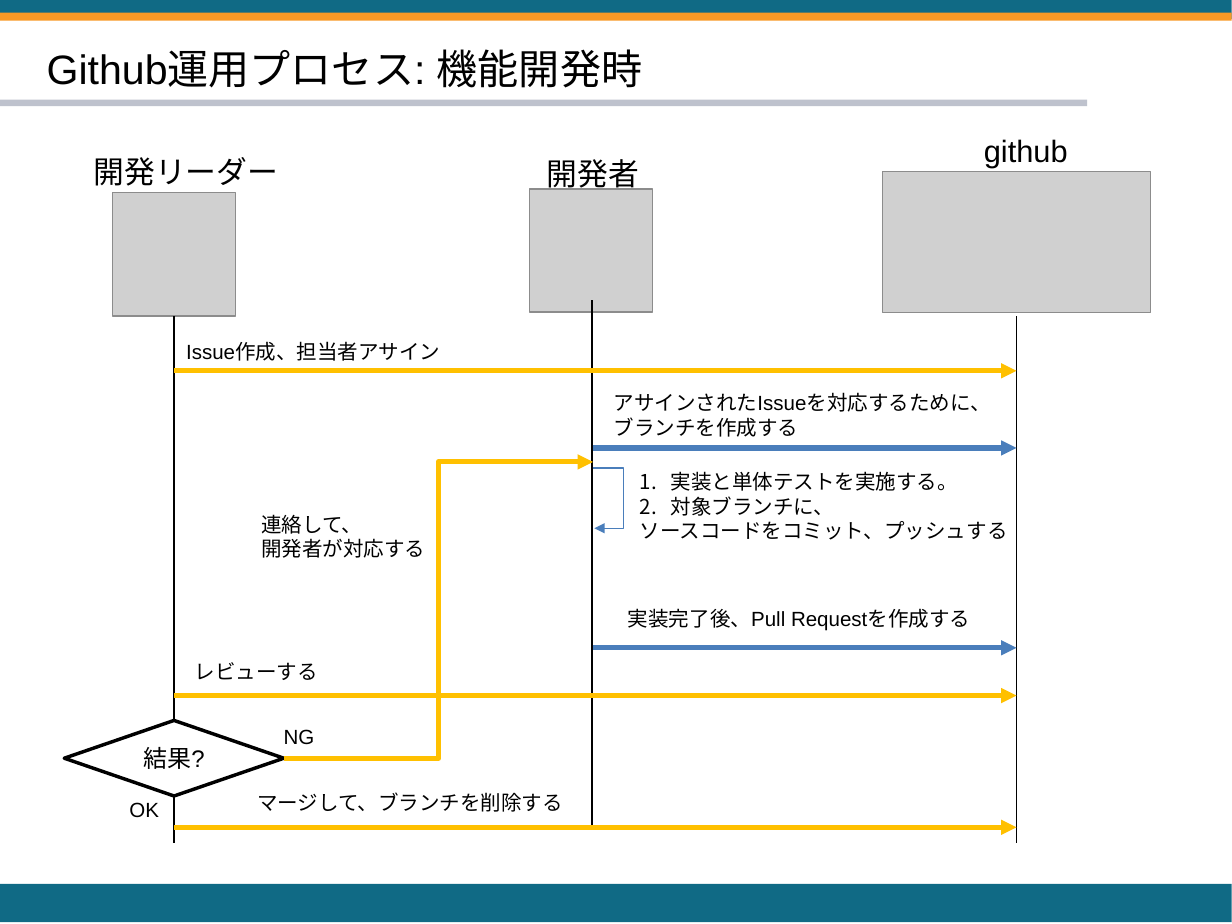
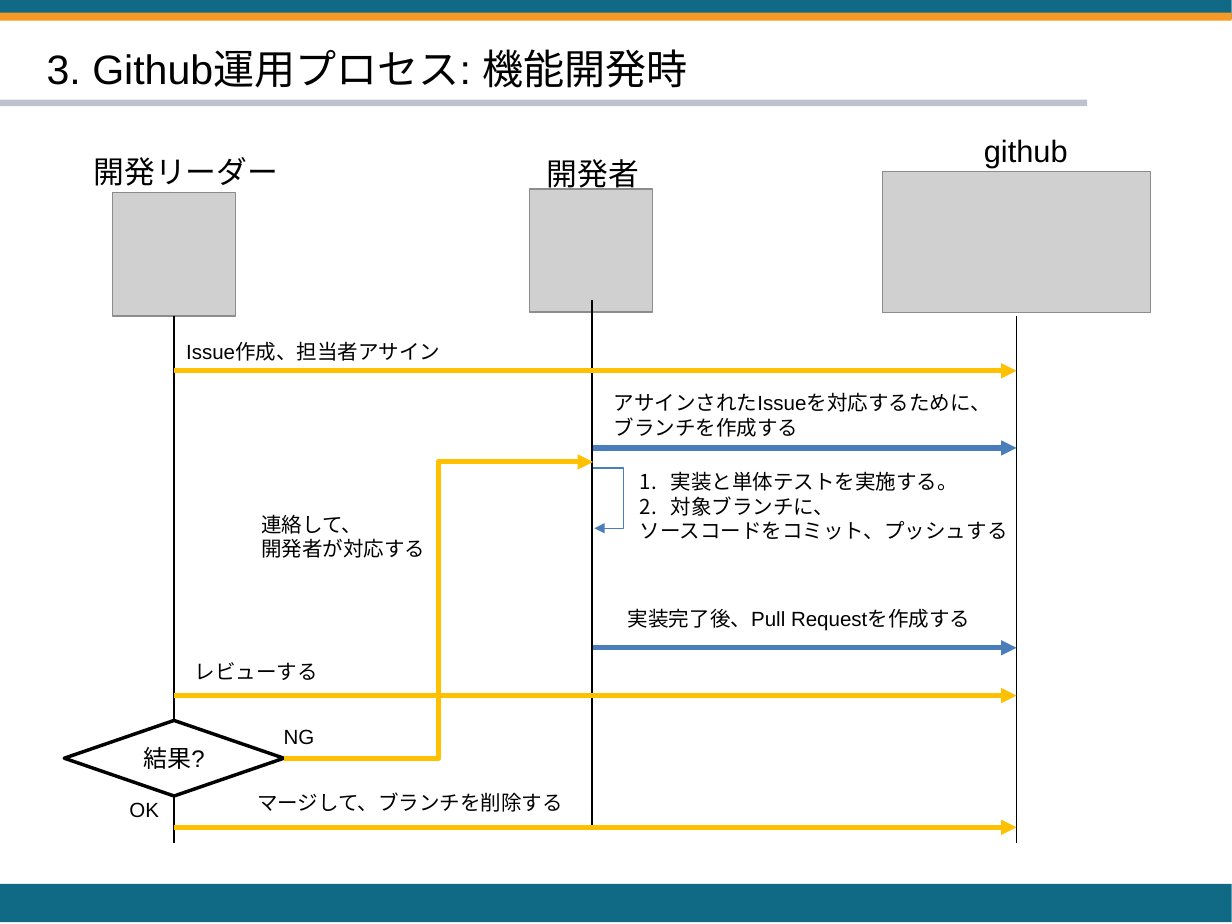
Before and after one commit to HACHIX-CORPORATION/CodingRules, a slide deck: slide 4 of ソフトウェア構成管理/Github運用ルール.pptx. Drawn at 1232x924 pixels with LibreOffice and Linux fonts; fonts in the diff are those of the drawing; grey boxes stand for pictures. Boxes give left, top, right and bottom in pixels: in the first picture for what was removed or moved away, otherwise in the second. Text is boxed around its words. In the diff, an @@ line names an element or a change of style, - is before the commit and + after.

```diff
--- a/ソフトウェア構成管理/Github運用ルール.pptx
+++ b/ソフトウェア構成管理/Github運用ルール.pptx
@@ text at (47,49,688,88): text changed @@
-Github運用プロセス: 機能開発時
+3. Github運用プロセス: 機能開発時
```
Also in this commit, not shown: 1 other slide changed, 1 slide added, 1 other file.
